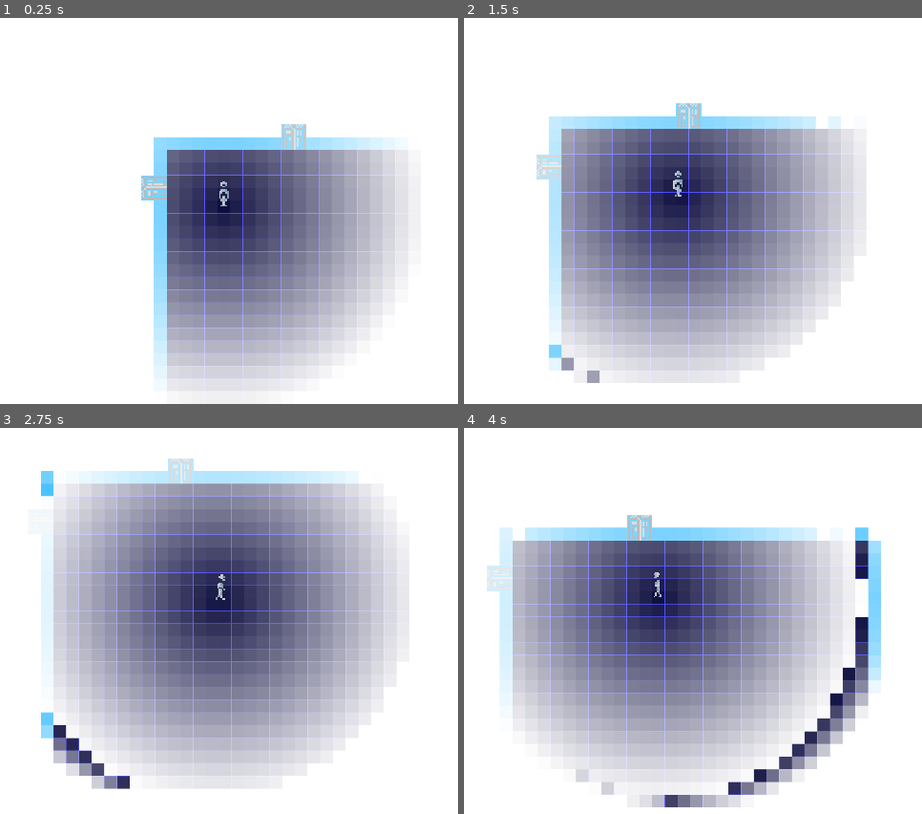
Above: before the commit, frames 1-4 (two rows, left to right).
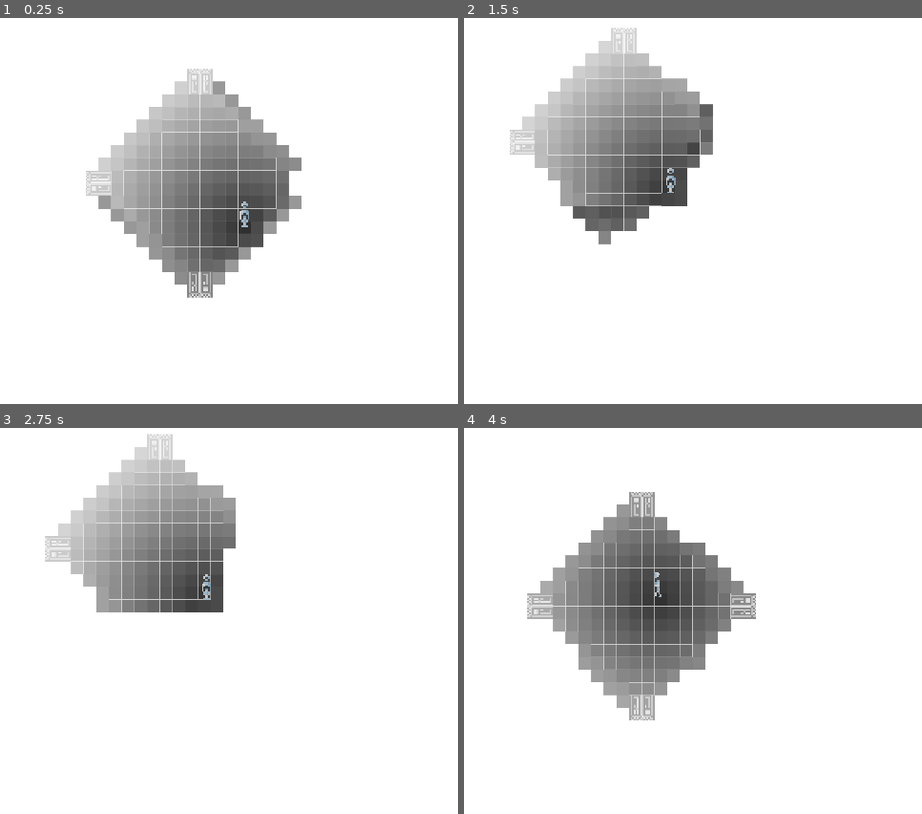
Above: after the commit, the same moments.

Repository: ObsidianBlk/NoSpace
Game: Godot game, scene res://World.tscn
Same seed, same stepped clock (60 frames per second), same inputs: the game is played once before the commit and once after it.
Inputs:
- Up to frame 1 (0.25 s): no input
- Up to frame 2 (1.5 s): hold D (move_right) 0.53-1.28 s; hold E (trigger) 0.53-1.28 s; hold S (move_down) from 1.28 s (still down); tap E (trigger) at 1.35 s
- Up to frame 3 (2.75 s): release S (move_down) at 2.03 s; hold D (move_right) from 2.03 s (still down); hold E (trigger) from 2.03 s (still down)
- Up to frame 4 (4 s): release D (move_right) at 2.78 s; release E (trigger) at 2.78 s; hold W (move_up) 2.78-3.53 s; tap E (trigger) at 2.85 s; hold A (move_left) from 3.53 s (still down); hold E (trigger) from 3.53 s (still down)

The runs differ from the first frame. In frame 1, 37% of the frame differs, in the area x 18-90%, y 13-97%; in frame 2, 42%; in frame 3, 49%, in the area x 8-87%, y 1-94%; in frame 4, 43%.

Commit message:
Redid how world generation is handled. HUB Regions now defined. Doors that are unlinked are considered 'locked' and will not open.

Diff:
--- /dev/null
+++ b/Objects/Carrot/Carrot.gd
@@ -0,0 +1,12 @@
+extends Node2D
+
+signal carrot_picked_up(pos)
+
+func _on_body_entered(body):
+	if body.has_method("get_carrot"):
+		body.get_carrot()
+		emit_signal("carrot_picked_up", position)
+		var parent = get_parent()
+		if parent:
+			parent.remove_child(self)
+		queue_free()
--- /dev/null
+++ b/Objects/Carrot/Carrot.tscn
@@ -0,0 +1,22 @@
+[gd_scene load_steps=4 format=2]
+
+[ext_resource path="res://Assets/Graphics/carrot.png" type="Texture" id=1]
+[ext_resource path="res://Objects/Carrot/Carrot.gd" type="Script" id=2]
+
+[sub_resource type="CircleShape2D" id=1]
+radius = 8.0
+
+[node name="Carrot" type="Node2D"]
+script = ExtResource( 2 )
+
+[node name="Sprite" type="Sprite" parent="."]
+texture = ExtResource( 1 )
+
+[node name="Area2D" type="Area2D" parent="."]
+collision_layer = 0
+collision_mask = 32
+
+[node name="CollisionShape2D" type="CollisionShape2D" parent="Area2D"]
+shape = SubResource( 1 )
+
+[connection signal="body_entered" from="Area2D" to="." method="_on_body_entered"]
--- a/Objects/NEM/DoorTile.gd
+++ b/Objects/NEM/DoorTile.gd
@@ -10,6 +10,7 @@
 export var color : Color = Color(0.7, 0.7, 0.7, 1.0)	setget _set_color
 export (float, 0.0, 1.0) var alpha = 1.0				setget _set_alpha
 export (FACING) var facing = FACING.UP					setget _set_facing
+export var locked : bool = false
 export var ridx : int = -1
 export var didx : int = -1
 
@@ -95,7 +96,7 @@
 
 
 func _on_door_trigger():
-	if collision_layer == 1:
+	if collision_layer == 1 and not locked:
 		anim.play("open")
 		emit_signal("door_opened", position.x, position.y, ridx, didx)
 
--- a/Objects/NEM/NEM.gd
+++ b/Objects/NEM/NEM.gd
@@ -138,8 +138,11 @@
 					if dinfo != null:
 						tn = door_resource.instance()
 						tn.facing = dinfo.facing
-						tn.ridx = dinfo.to_ridx
-						tn.didx = dinfo.to_didx
+						if dinfo.to_ridx >= 0 and dinfo.to_didx >= 0:
+							tn.ridx = dinfo.to_ridx
+							tn.didx = dinfo.to_didx
+						else:
+							tn.locked = true
 						tn.color = regions[ridx].wall_color
 						tn.connect("door_opened", self, "_on_door_open")
 						tn.connect("door_closed", self, "_on_door_closed")
@@ -164,7 +167,7 @@
 func _get_door_info(ridx : int, tidx : int):
 	var door_list = regions[ridx].doors
 	for door in door_list:
-		if door.tidx == tidx and _door_exists(door.to_ridx, door.to_didx):
+		if door.tidx == tidx:
 			return door
 	return null
 
@@ -311,10 +314,11 @@
 	return player_node.can_see_node(ent)
 
 
-func add_region(floor_color : Color, wall_color : Color, rect_list : Array, door_list : Array, player_start_pos : Vector2, prnt : bool = false) -> void:
+func add_region(data, prnt : bool = false) -> void:
 	var reg = {
-		"floor_color": floor_color,
-		"wall_color": wall_color,
+		"name": data.name,
+		"floor_color": data.floor_color,
+		"wall_color": data.wall_color,
 		"width": 0,
 		"height": 0,
 		"player_start": null,
@@ -323,7 +327,7 @@
 	}
 
 	var container_rect = Rect2(0, 0, 0, 0)
-	for rect in rect_list:
+	for rect in data.rect_list:
 		container_rect = container_rect.merge(rect)
 	reg.width = container_rect.size.x
 	reg.height = container_rect.size.y
@@ -334,7 +338,7 @@
 	for _i in range(0, container_rect.size.x * container_rect.size.y):
 		reg.tiles.append(TILE_TYPE.NONE)
 
-	for rect in rect_list:
+	for rect in data.rect_list:
 		var start = Vector2(
 			rect.position.x - container_rect.position.x,
 			rect.position.y - container_rect.position.y
@@ -353,14 +357,14 @@
 				else:
 					reg.tiles[index] = TILE_TYPE.FLOOR
 
-	for didx in range(0, door_list.size()):
-		var door = door_list[didx]
+	for didx in range(0, data.door_list.size()):
+		var door = data.door_list[didx]
 		var dx = door.x - container_rect.position.x
 		var dy = door.y - container_rect.position.y
 		if dx >= 0 and dx < container_rect.size.x and dy >= 0 and dy < container_rect.size.y:
 			var idx = (dy * container_rect.size.x) + dx
 			if reg.tiles[idx] == TILE_TYPE.WALL:
-				var facing = -1 # -1 = Invalid
+				#var facing = -1 # -1 = Invalid
 
 				var idx_l = (dy * container_rect.size.x) + (dx - 1)
 				if dx - 1 < 0:
@@ -378,38 +382,38 @@
 				if dy + 1 >= container_rect.size.y:
 					idx_d = -1
 
-				if idx_l >= 0 and idx_r >= 0 and reg.tiles[idx_l] == TILE_TYPE.WALL and reg.tiles[idx_r] == TILE_TYPE.WALL:
-					if idx_u == -1 or reg.tiles[idx_u] == TILE_TYPE.NONE:
-						facing = DoorTile.FACING.UP
-					elif idx_d == -1 or reg.tiles[idx_d] == TILE_TYPE.NONE:
-						facing = DoorTile.FACING.DOWN
-
-
-				if facing < 0:
-					if idx_u >= 0 and idx_d >= 0 and reg.tiles[idx_u] == TILE_TYPE.WALL and reg.tiles[idx_d] == TILE_TYPE.WALL:
-						if idx_l == -1 or reg.tiles[idx_l] == TILE_TYPE.NONE:
-							facing = DoorTile.FACING.LEFT
-						if idx_r == -1 or reg.tiles[idx_r] == TILE_TYPE.NONE:
-							facing = DoorTile.FACING.RIGHT
-
-				if facing >= 0:
+#				if idx_l >= 0 and idx_r >= 0 and reg.tiles[idx_l] == TILE_TYPE.WALL and reg.tiles[idx_r] == TILE_TYPE.WALL:
+#					if idx_u == -1 or reg.tiles[idx_u] == TILE_TYPE.NONE:
+#						facing = DoorTile.FACING.UP
+#					elif idx_d == -1 or reg.tiles[idx_d] == TILE_TYPE.NONE:
+#						facing = DoorTile.FACING.DOWN
+#
+#
+#				if facing < 0:
+#					if idx_u >= 0 and idx_d >= 0 and reg.tiles[idx_u] == TILE_TYPE.WALL and reg.tiles[idx_d] == TILE_TYPE.WALL:
+#						if idx_l == -1 or reg.tiles[idx_l] == TILE_TYPE.NONE:
+#							facing = DoorTile.FACING.LEFT
+#						if idx_r == -1 or reg.tiles[idx_r] == TILE_TYPE.NONE:
+#							facing = DoorTile.FACING.RIGHT
+
+				if door.facing >= 0:
 					reg.doors.append({
 						"tidx": idx,
 						"didx": didx,
 						"x":dx,
 						"y":dy,
-						"facing": facing,
+						"facing": door.facing,
 						"to_ridx":door.to_ridx,
 						"to_didx":door.to_didx
 					})
 					reg.tiles[idx] = TILE_TYPE.DOOR
-					if facing == DoorTile.FACING.UP or facing == DoorTile.FACING.DOWN:
+					if door.facing == DoorTile.FACING.UP or door.facing == DoorTile.FACING.DOWN:
 						reg.tiles[idx_r] = TILE_TYPE.NONE
-					elif facing == DoorTile.FACING.LEFT or facing == DoorTile.FACING.RIGHT:
+					elif door.facing == DoorTile.FACING.LEFT or door.facing == DoorTile.FACING.RIGHT:
 						reg.tiles[idx_u] = TILE_TYPE.NONE
 
-	var px = int(player_start_pos.x) - container_rect.position.x
-	var py = int(player_start_pos.y) - container_rect.position.y
+	var px = int(data.player_start.x) - container_rect.position.x
+	var py = int(data.player_start.y) - container_rect.position.y
 	if px >= 0 and px < container_rect.size.x and py > 0 and py < container_rect.size.y:
 		var pidx = (py * container_rect.size.x) + px
 		if reg.tiles[pidx] == TILE_TYPE.FLOOR:
@@ -427,6 +431,7 @@
 			"offset":Vector2(0, 0),
 			"ridx": regions.size() - 1
 		})
+
 
 
 # ---------------------------------------------------------------------------
--- a/Objects/Player/Player.gd
+++ b/Objects/Player/Player.gd
@@ -3,6 +3,8 @@
 
 
 signal trigger
+signal carrot_count_change(new_count)
+signal stamina_change(new_val, max_val)
 
 enum DIRECTION {UP = 0, DOWN = 1, LEFT = 2, RIGHT = 3}
 
@@ -11,14 +13,17 @@
 export var friction : float = 0.1				setget _set_friction
 export var acceleration : float = 0.2			setget _set_acceleration
 export var vel_threshold : float = 4.0			setget _set_vel_threshold
+export var max_stamina : float = 100.0			setget _set_max_stamina
 
 var velocity : Vector2 = Vector2.ZERO
 var direction : Vector2 = Vector2.ZERO
 var motion : Array = [0,0,0,0]
 
 var triggered = false
+var facing = DIRECTION.DOWN
 
-var facing = DIRECTION.DOWN
+var carrot_count = 0
+var stamina = 100.0
 
 onready var vizcast_node = $Vizcast
 onready var sprite = $Sprite
@@ -43,6 +48,13 @@
 func _set_vel_threshold(t : float) -> void:
 	if t > 0.0:
 		vel_threshold = t
+
+func _set_max_stamina(s : float) -> void:
+	if s > 0.0:
+		max_stamina = s
+		if max_stamina < stamina:
+			stamina = max_stamina
+		emit_signal("stamina_change", stamina, max_stamina)
 
 func _update_direction() -> void:
 	direction.x = motion[DIRECTION.RIGHT] - motion[DIRECTION.LEFT]
@@ -107,6 +119,26 @@
 func flip_sprite(f : bool = true) -> void:
 	sprite.flip_h = f
 
+func pickup_carrot() -> void:
+	carrot_count += 1
+	emit_signal("carrot_count_change", carrot_count)
+
+func consume_carrot() -> void:
+	if carrot_count > 0:
+		carrot_count -= 1
+		stamina += 10.0
+		if stamina > max_stamina:
+			stamina = max_stamina
+		emit_signal("stamina_change", stamina, max_stamina)
+		emit_signal("carrot_count_change", carrot_count)
+
+func get_carrot_count() -> int:
+	return carrot_count
+
+func clear_carrots() -> void:
+	carrot_count = 0
+	emit_signal("carrot_count_change", carrot_count)
+
 func get_facing() -> int:
 	return facing
 
--- a/Objects/Player/Player.tscn
+++ b/Objects/Player/Player.tscn
@@ -56,8 +56,7 @@
 "values": [ 2 ]
 }
 
-[sub_resource type="Animation" id=3]
-resource_name = "idle_up"
+[sub_resource type="Animation" id=5]
 length = 0.1
 tracks/0/type = "value"
 tracks/0/path = NodePath("Sprite:frame")
@@ -106,8 +105,7 @@
 "values": [ 13, 14, 15, 16, 17 ]
 }
 
-[sub_resource type="Animation" id=6]
-resource_name = "run_up"
+[sub_resource type="Animation" id=8]
 length = 0.5
 loop = true
 tracks/0/type = "value"
@@ -155,9 +153,9 @@
 
 [node name="Anim" type="AnimationPlayer" parent="."]
 autoplay = "idle_down"
-anims/idle_down = SubResource( 4 )
-anims/idle_side = SubResource( 5 )
-anims/idle_up = SubResource( 3 )
-anims/run_down = SubResource( 7 )
-anims/run_side = SubResource( 8 )
-anims/run_up = SubResource( 6 )
+anims/idle_down = SubResource( 3 )
+anims/idle_side = SubResource( 4 )
+anims/idle_up = SubResource( 5 )
+anims/run_down = SubResource( 6 )
+anims/run_side = SubResource( 7 )
+anims/run_up = SubResource( 8 )
--- a/Objects/Player/States/Idle.gd
+++ b/Objects/Player/States/Idle.gd
@@ -3,7 +3,6 @@
 var reset = true
 
 func enter() -> void:
-	print("In Idle")
 	host.move(Player.DIRECTION.UP, 0.0)
 	host.move(Player.DIRECTION.DOWN, 0.0)
 	host.move(Player.DIRECTION.LEFT, 0.0)
--- /dev/null
+++ b/Scripts/Autos/RegionDefs.gd
@@ -0,0 +1,325 @@
+extends Node
+
+const ANY_TAG = "__ANY__"
+
+const REGIONS = {
+	# -------------------------------------------------
+	# Hub Regions
+	# -------------------------------------------------
+	"HUB_One":{
+		"is_hub": true,
+		"floor_color": Color(0.75, 0.75, 0.75),
+		"wall_color": Color(0.25, 0.25, 0.25),
+		"rect_list":[
+			Rect2(3, 3, 10, 10),
+			Rect2(2, 4, 12, 8),
+			Rect2(1, 5, 14, 6),
+			Rect2(0, 6, 16, 4),
+			Rect2(4, 2, 8, 12),
+			Rect2(5, 1, 6, 14),
+			Rect2(6, 0, 4, 16)
+		],
+		"door_list": [
+		{
+			"x":0,
+			"y":8,
+			"facing": DoorTile.FACING.LEFT,
+			"rname": ANY_TAG,
+			"to_didx": -1
+		},
+		{
+			"x": 7,
+			"y": 0,
+			"facing": DoorTile.FACING.UP,
+			"rname": ANY_TAG,
+			"to_didx": -1
+		},
+		{
+			"x": 15,
+			"y": 8,
+			"facing": DoorTile.FACING.RIGHT,
+			"rname": ANY_TAG,
+			"to_didx": -1
+		},
+		{
+			"x": 7,
+			"y": 15,
+			"facing": DoorTile.FACING.DOWN,
+			"rname": ANY_TAG,
+			"to_didx": -1
+		}
+		],
+		"player_start": Vector2(11, 11)
+	},
+
+	# -------------------------------------------------
+	# Test Regions
+	# -------------------------------------------------
+	"Blue_Room":{
+		"floor_color": Color(0.25, 0.25, 1.0),
+		"wall_color": Color(0.25, 0.75, 1.0),
+		"rect_list":[
+			Rect2(15,15,2,2),
+			Rect2(0, 0, 30, 30),
+			Rect2(10, 28, 6, 15)
+		],
+		"door_list": [
+		{
+			"x":0,
+			"y":4,
+			"facing": DoorTile.FACING.LEFT,
+			"rname": "Green_Room",
+			"to_didx": 0
+		},
+		{
+			"x": 10,
+			"y": 0,
+			"facing": DoorTile.FACING.UP,
+			"rname": "Red_Room",
+			"to_didx": 1
+		},
+		{
+			"x": 10,
+			"y": 34,
+			"facing": DoorTile.FACING.LEFT,
+			"rname": ANY_TAG,
+			"to_didx": -1
+		}
+		],
+		"player_start": Vector2(5, 5)
+	},
+
+	"Green_Room":{
+		"floor_color": Color(0.25, 1.0, 0.25),
+		"wall_color": Color(1.0, 0.75, 0.25),
+		"rect_list": [
+			Rect2(-10, -10, 20, 20),
+			Rect2(8, -10, 20, 9),
+			Rect2(14, -3, 6, 10)
+		],
+		"door_list": [{
+			"x": 9,
+			"y": 0,
+			"facing": DoorTile.FACING.RIGHT,
+			"rname": "Blue_Room",
+			"to_didx": 0
+		},
+		{
+			"x": 14,
+			"y": 2,
+			"facing": DoorTile.FACING.LEFT,
+			"rname": "Red_Room",
+			"to_didx": 0
+		}
+		],
+		"player_start": Vector2(5, 5)
+	},
+
+	"Red_Room": {
+		"floor_color": Color(1.0, 0.25, 0.25),
+		"wall_color": Color(0.75, 1.0, 0.25),
+		"rect_list": [
+			Rect2(0, 0, 20, 20)
+		],
+		"door_list": [{
+			"x": 19,
+			"y": 5,
+			"facing": DoorTile.FACING.RIGHT,
+			"rname": "Green_Room",
+			"to_didx": 1
+		},
+		{
+			"x": 15,
+			"y": 19,
+			"facing": DoorTile.FACING.DOWN,
+			"rname": "Blue_Room",
+			"to_didx": 1
+		}
+		],
+		"player_start": Vector2(5, 5)
+	}
+}
+
+
+var reg_list = null
+var any_doors = null
+var hub_doors = null
+
+func get_random_hub() -> String:
+	var keys = REGIONS.keys()
+	var avail = []
+	for key in keys:
+		if _is_region_hub(key):
+			avail.append(key)
+	if avail.size() > 0:
+		var idx = floor(rand_range(0, avail.size()))
+		return avail[idx]
+	return ""
+
+func get_random_region() -> String:
+	var keys = REGIONS.keys()
+	var avail = []
+	for key in keys:
+		if not _is_region_hub(key):
+			avail.append(key)
+		if avail.size() > 0:
+			var idx = floor(rand_range(0, avail.size()))
+			return avail[idx]
+	return ""
+
+func get_gen_regions() -> Array:
+	var rl = []
+	if reg_list != null:
+		rl = reg_list
+		reg_list = null
+	return rl
+
+func generate_regions(hub_name : String, start_region : String, depth : int = 4) -> void:
+	if _is_region_hub(hub_name):
+		reg_list = []
+		any_doors = []
+		hub_doors = []
+		_gen_regions(hub_name, 0)
+		_gen_regions(start_region, depth)
+		_link_any_doors()
+
+func _gen_regions(rname : String, depth : int = 4) -> int:
+	if reg_list == null:
+		return -1
+
+	var ridx = _get_reg_index_from_name(rname)
+	if ridx >= 0:
+		return ridx
+	ridx = reg_list.size()
+
+	if rname in REGIONS:
+		var reg = {
+			"name": rname,
+			"ridx": ridx,
+			"floor_color": REGIONS[rname].floor_color,
+			"wall_color": REGIONS[rname].wall_color,
+			"rect_list": [],
+			"door_list": [],
+			"player_start": REGIONS[rname].player_start
+		}
+		reg_list.append(reg)
+
+		for rect in REGIONS[rname].rect_list:
+			reg.rect_list.append(rect)
+
+		var didx = 0
+		for door in REGIONS[rname].door_list:
+			var to_ridx = -1
+			if depth > 0 and door.rname != ANY_TAG:
+				to_ridx = _gen_regions(door.rname, depth - 1)
+			var ndoor = {
+				"didx": didx,
+				"x": door.x,
+				"y": door.y,
+				"facing": door.facing,
+				"to_ridx": to_ridx,
+				"to_didx": door.to_didx
+			}
+			if to_ridx < 0:
+				if ridx > 0:
+					any_doors.append([rname, ndoor])
+				else:
+					hub_doors.append([rname, ndoor])
+			reg.door_list.append(ndoor)
+			didx += 1
+	return ridx
+
+func _link_any_doors() -> void:
+	var hub_linkback = false
+	# Link HUB Doors first... they're most important.
+	for hubdoor in hub_doors:
+		var adidx = _random_any_door(_opposite_facing(hubdoor[1].facing))
+		if adidx >= 0:
+			var anydoor = any_doors[adidx]
+			hubdoor[1].to_ridx = _get_reg_index_from_name(anydoor[0])
+			hubdoor[1].to_didx = anydoor[1].didx
+			anydoor[1].to_ridx = 0
+			anydoor[1].to_didx = hubdoor[1].didx
+			print("Connected hub door ( ", hubdoor, " ) to ( ", anydoor, ")")
+			any_doors.remove(adidx)
+			hub_linkback = true
+		else:
+			var link = _random_reg_door(hubdoor[1].facing, hubdoor[0])
+			if link != null:
+				hubdoor[1].to_ridx = link[0]
+				hubdoor[1].to_didx = link[1]
+
+	for anydoor in any_doors:
+		var link = _random_reg_door(anydoor[1].facing, anydoor[0])
+		if link != null:
+			anydoor[1].to_ridx = link[0]
+			anydoor[1].to_didx = link[1]
+	any_doors = null
+	hub_doors = null
+	if not hub_linkback:
+		print("WARNING: Unable to return to HUB region!")
+
+func _random_any_door(facing : int) -> int:
+	for i in range(0, any_doors.size()):
+		var anydoor = any_doors[i]
+		if anydoor[1].facing == facing:
+			return i
+	return -1
+
+func _is_region_hub(rname : String) -> bool:
+	if rname in REGIONS:
+		var hub = REGIONS[rname].get("is_hub")
+		return hub == true
+	return false
+
+func _get_reg_index_from_name(rname : String) -> int:
+	if reg_list != null:
+		for i in range(0, reg_list.size()):
+			if reg_list[i].name == rname:
+				return reg_list[i].ridx
+	return -1
+
+func _random_door_idx(ridx : int, facing : int) -> int:
+	if reg_list != null:
+		if ridx >= 0 and ridx < reg_list.size():
+			var reg = reg_list[ridx]
+			var avail = []
+			for door in reg.door_list:
+				if door.facing == facing:
+					avail.append(door)
+			if avail.size() > 0:
+				var idx = floor(rand_range(0, avail.size()))
+				return avail[idx].didx
+	return -1
+
+func _random_region(ex_name : String) -> int:
+	if reg_list != null:
+		var idx = floor(rand_range(0, reg_list.size()))
+		if reg_list[idx].name != ex_name:
+			return int(idx)
+	return -1
+
+func _random_reg_door(facing : int, ex_name : String, depth : int = 10):
+	var ridx = _random_region(ex_name)
+	if ridx < 0:
+		if depth > 0:
+			return _random_reg_door(facing, ex_name, depth - 1)
+		return null
+	var didx = _random_door_idx(ridx, _opposite_facing(facing))
+	if didx < 0:
+		if depth > 0:
+			return _random_reg_door(facing, ex_name, depth - 1)
+		return null
+	return [ridx, didx]
+
+func _opposite_facing(facing : int) -> int:
+	match(facing):
+		DoorTile.FACING.UP:
+			return DoorTile.FACING.DOWN
+		DoorTile.FACING.DOWN:
+			return DoorTile.FACING.UP
+		DoorTile.FACING.LEFT:
+			return DoorTile.FACING.RIGHT
+		DoorTile.FACING.RIGHT:
+			return DoorTile.FACING.LEFT
+	return -1
--- a/World.gd
+++ b/World.gd
@@ -8,98 +8,13 @@
 
 
 func _ready():
-	NEM.add_region(
-		Color(0.25, 0.25, 1.0), Color(0.25, 0.75, 1.0),
-		[
-			Rect2(15,15,2,2),
-			Rect2(0, 0, 30, 30),
-			Rect2(10, 28, 6, 15)
-		],
-		[{
-			"x":0,
-			"y":4,
-			"to_ridx":1,
-			"to_didx":0
-		},
-		{
-			"x": 10,
-			"y": 0,
-			"to_ridx": 2,
-			"to_didx": 1
-		},
-		{
-			"x": 10,
-			"y": 34,
-			"to_ridx": 1,
-			"to_didx": 0
-		}
-		],
-		Vector2(5, 5)
+	RegionDefs.generate_regions(
+		RegionDefs.get_random_hub(),
+		RegionDefs.get_random_region()
 	)
-
-	NEM.add_region(
-		Color(0.25, 1.0, 0.25), Color(1.0, 0.75, 0.25),
-		[
-			Rect2(-10, -10, 20, 20),
-			Rect2(8, -10, 20, 9),
-			Rect2(14, -3, 6, 10)
-		],
-		[{
-			"x": 9,
-			"y": 0,
-			"to_ridx": 0,
-			"to_didx": 0
-		},
-		{
-			"x": 14,
-			"y": 2,
-			"to_ridx": 2,
-			"to_didx": 0
-		}
-		],
-		Vector2(5, 5)
-	)
-
-	NEM.add_region(
-		Color(1.0, 0.25, 0.25), Color(0.75, 1.0, 0.25),
-		[
-			Rect2(0, 0, 20, 20)
-		],
-		[{
-			"x": 19,
-			"y": 5,
-			"to_ridx": 1,
-			"to_didx": 1
-		},
-		{
-			"x": 15,
-			"y": 19,
-			"to_ridx": 0,
-			"to_didx": 1
-		}
-		],
-		Vector2(5, 5)
-	)
-
-	#NEM.add_region(
-	#	Color(0.25, 1.0, 0.25), Color(1.0, 0.75, 0.25),
-	#	[
-	#		Rect2(-25, -25, 24, 24),
-	#		Rect2(-25, 1, 24, 24),
-	#		Rect2(1, 1, 24, 24),
-	#		Rect2(1, -25, 24, 24),
-	#		Rect2(-3, -20, 5, 6),
-	#		Rect2(-3, -10, 5, 6),
-	#		Rect2(10, -3, 6, 5)
-	#	],
-	#	[{
-	#		"x": 25,
-	#		"y": 15,
-	#		"to_ridx":0,
-	#		"to_didx":0
-	#	}],
-	#	Vector2(5, 5)
-	#)
+	var regions = RegionDefs.get_gen_regions()
+	for reg in regions:
+		NEM.add_region(reg)
 
 	NEM.attach_player(player_node, container_node)
 	NEM.attach_camera(camera_node, container_node)
--- a/project.godot
+++ b/project.godot
@@ -41,6 +41,10 @@
 config/name="No Space"
 run/main_scene="res://World.tscn"
 config/icon="res://icon.png"
+
+[autoload]
+
+RegionDefs="*res://Scripts/Autos/RegionDefs.gd"
 
 [display]
 
Binary file added: Assets/Graphics/carrot.png
Not shown, added: Assets/Graphics/carrot.png.import
Not shown: 4 places in Objects/Player/Player.tscn that only renumber resources
